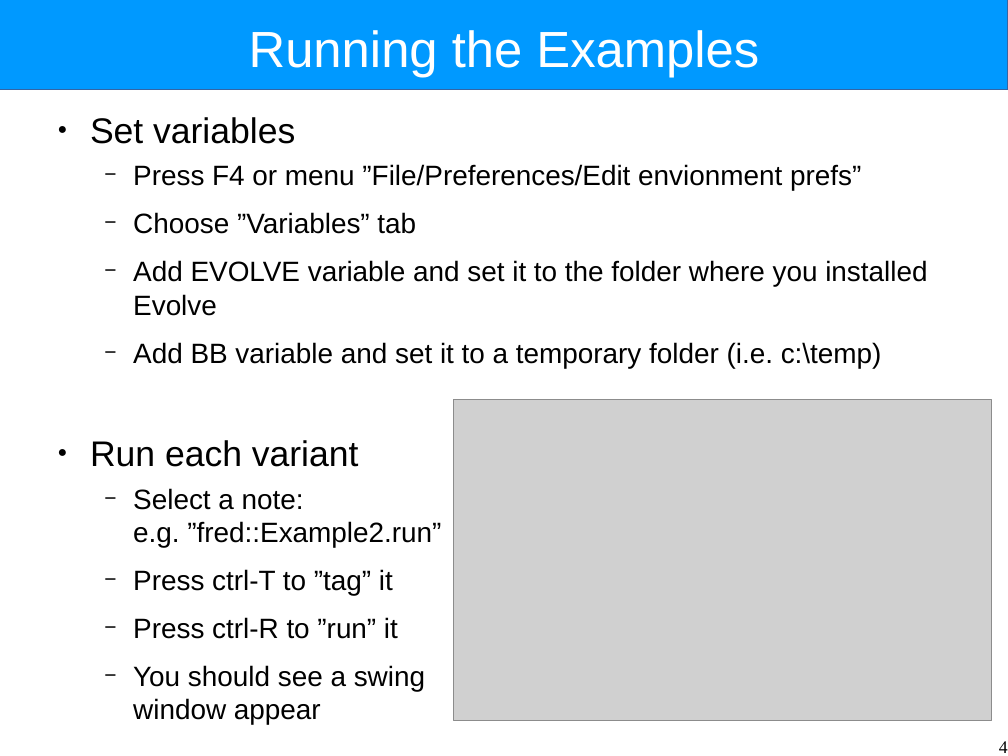
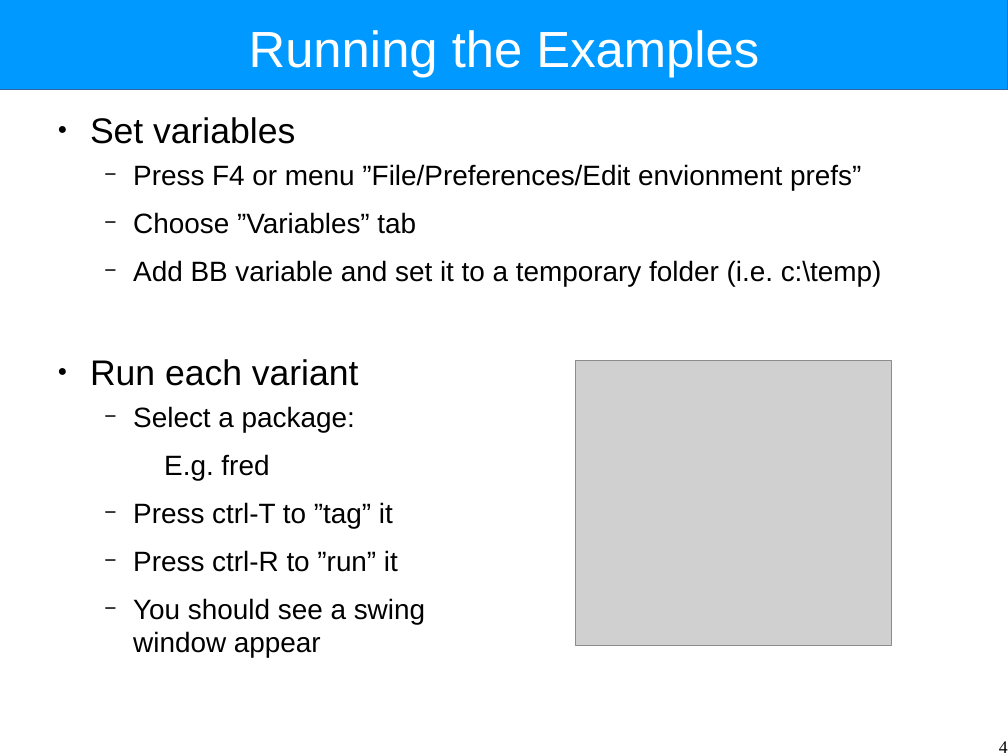
Before and after one commit to Intrinsarc/intrinsarc-evolve, a slide deck: slide 4 of Academic Work/lectures/components-tutorial.odp. Drawn at 1008x756 pixels with LibreOffice and Linux fonts; fonts in the diff are those of the drawing; grey boxes stand for pictures. Boxes give left, top, right and bottom in pixels: in the first picture for what was removed or moved away, otherwise in the second. Text is boxed around its words. In the diff, an @@ line names an element or a change of style, - is before the commit and + after.

```diff
--- a/Academic Work/lectures/components-tutorial.odp
+++ b/Academic Work/lectures/components-tutorial.odp
@@ text at bbox=[133, 260, 927, 316]: paragraph removed @@
-  − Add EVOLVE variable and set it to the folder where you installed Evolve
@@ picture: place and size @@
-picture at bbox=[454, 400, 992, 721]
+picture at bbox=[576, 360, 892, 646]
@@ text at bbox=[133, 406, 355, 480]: text changed @@
-  − Select a note:
-    e.g. ”fred::Example2.run”
+  − Select a package:
+  E.g. fred
```
Also in this commit, not shown: 5 other slides changed, 19 other files.
